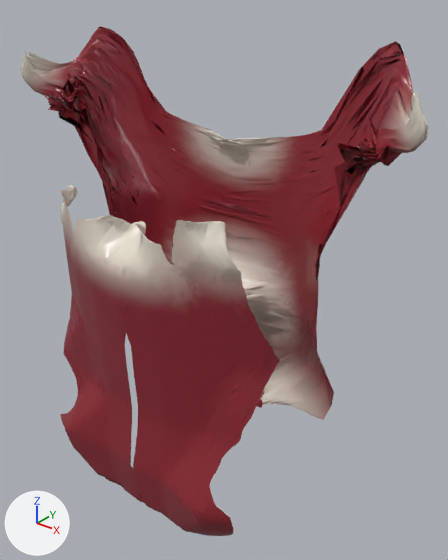
An edit to the glTF model docs/characters/assets/axon-roma-mobile-sa.glb, drawn before and after from the same camera.
Both versions are drawn from a 50 mm camera at (0.342, -0.373, 1.282) aimed at (0.021, 0.028, 1.034). The lights are fixed; the arrows at lower left show +X, +Y and +Z. The first picture is the older version. Where no turn or scale is listed for an object, it has been applied to the vertices. Vertices at exactly the same position are counted once.

In view in the first picture: 'muscles / tissue'.
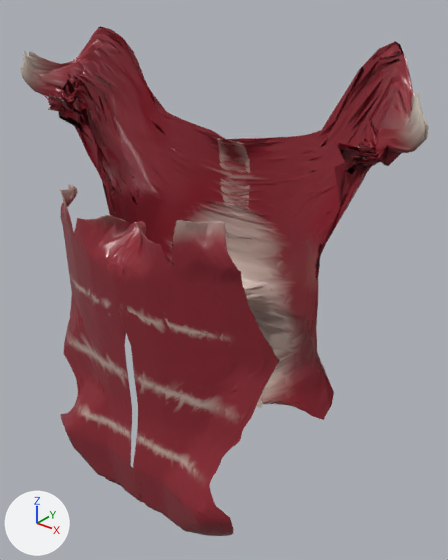
Commit message: Refresh fitted atlas colors at the superficial muscle attachments

What changed in the scene script:
```text
Change me_muscles___tissue:
    where me_muscles___tissue.from_pydata(...)  # 24197 vertices, 48363 faces; spans x 0.0..0.406, y -0.184..0.0, z 0.0..0.45
    used by ob_muscles___tissue; location = (-0.2026, 0.0945, 0.7939)
    me_muscles___tissue part 1: 22801 faces centred in x 0.0..0.405, y -0.179..0.0, z 0.001..0.431 are repainted in the vertex colours, in many colours
```

Location of each change, (x1, y1, x2, y2) in pixels of the pictures (448 x 560 px):
part 1 of me_muscles___tissue, recoloured: (21, 51, 429, 485) in both
